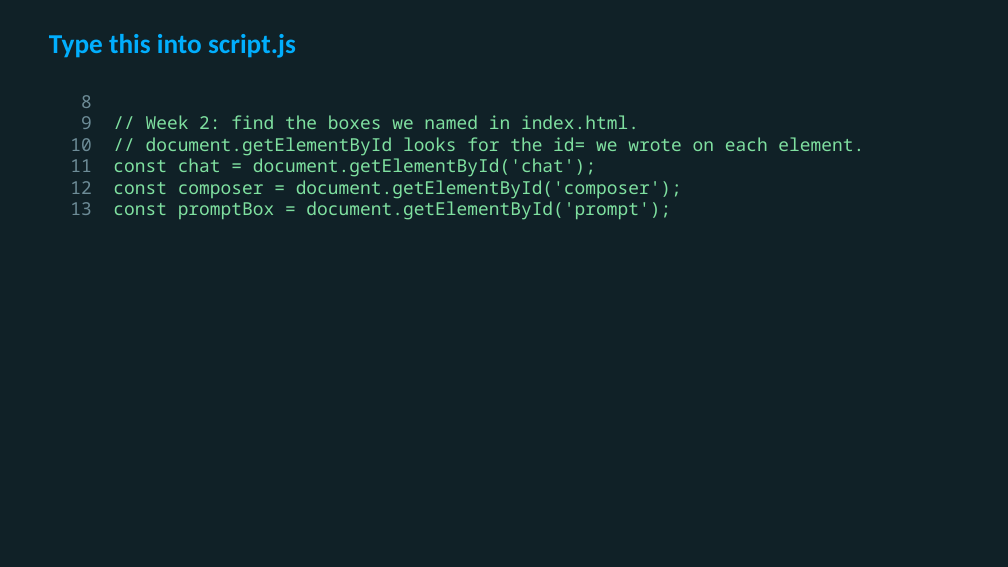
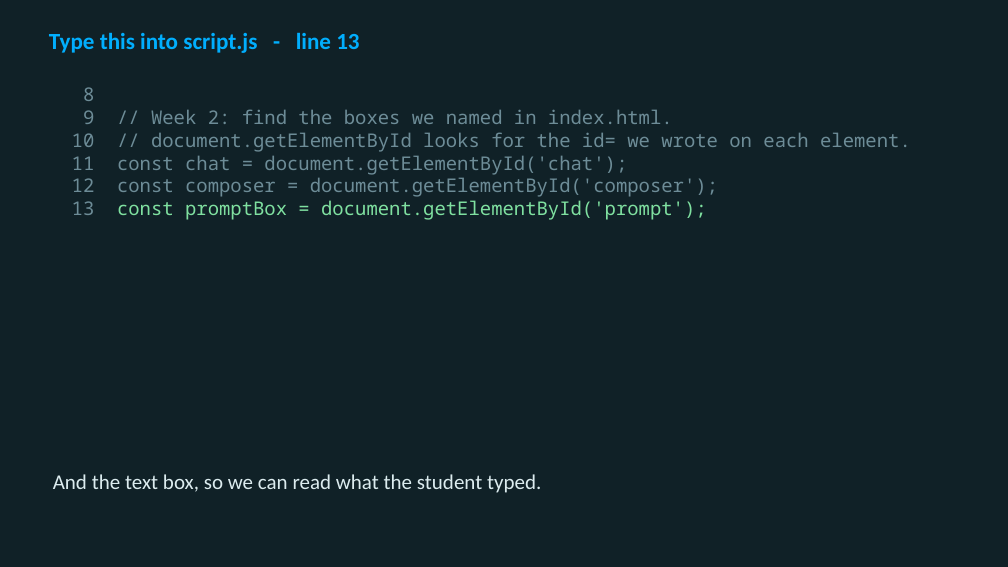
Before and after one commit to utgapps/utgapps.github.io, a slide deck: slide 27 of ai101/slides/week-02.pptx (slide 7 before the commit). Drawn at 1008x567 pixels with LibreOffice and Linux fonts; fonts in the diff are those of the drawing. Boxes give left, top, right and bottom in pixels: in the first picture for what was removed or moved away, otherwise in the second. Text is boxed around its words. In the diff, an @@ line names an element or a change of style, - is before the commit and + after.

```diff
--- a/ai101/slides/week-02.pptx
+++ b/ai101/slides/week-02.pptx
@@ text at [49,32,359,53]: text changed; size 26 to 22 pt @@
-Type this into script.js
+Type this into script.js - line 13
@@ text "8": place and size @@
-text "8" at [81,95,864,220]
+text "8" at [83,87,911,220]
@@ text "8" at [83,87,911,220]: size 17 to 18 pt; text colour #7FE0A0 to #6D8C97 in "// Week 2: find the boxes we ...", "// document.getElementById looks for the id= we ...", "const chat = document.getElementById('chat');", "const composer = document.getElementById('composer');" @@
@@ text added at [53,474,541,493], 20 pt, text #DCECEF @@
+And the text box, so we can read what the student typed.
```
Also in this commit, not shown: 2 other slides changed, 30 slides added, 17 other files.
